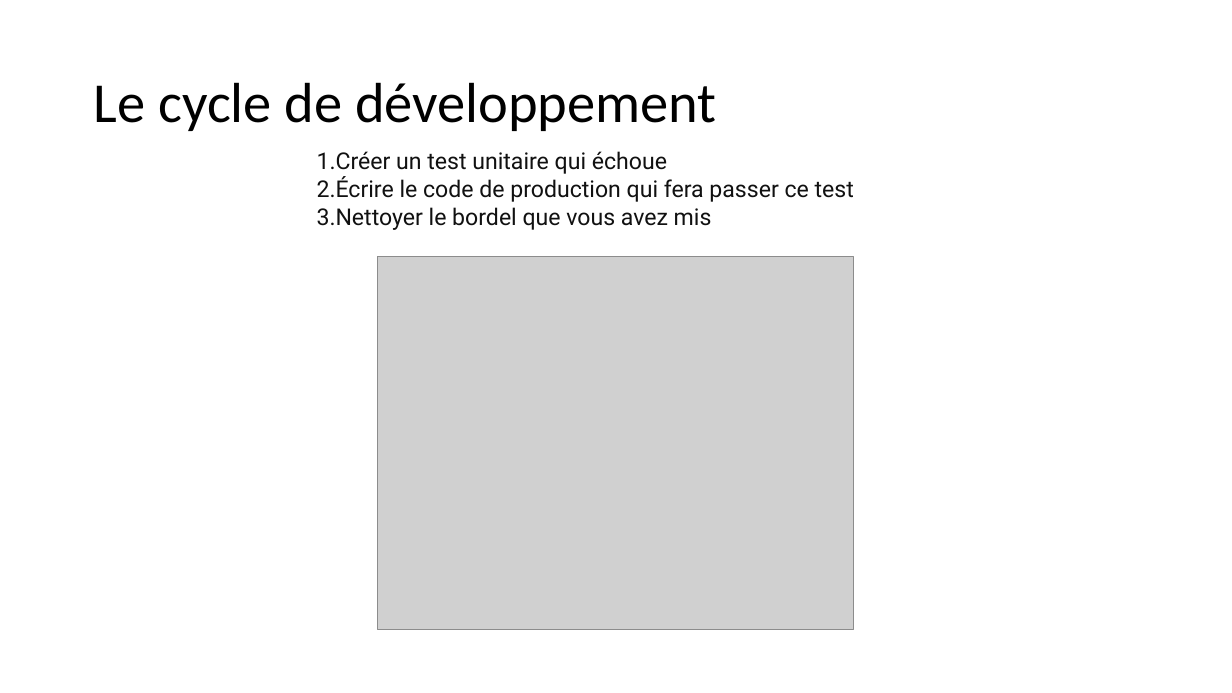
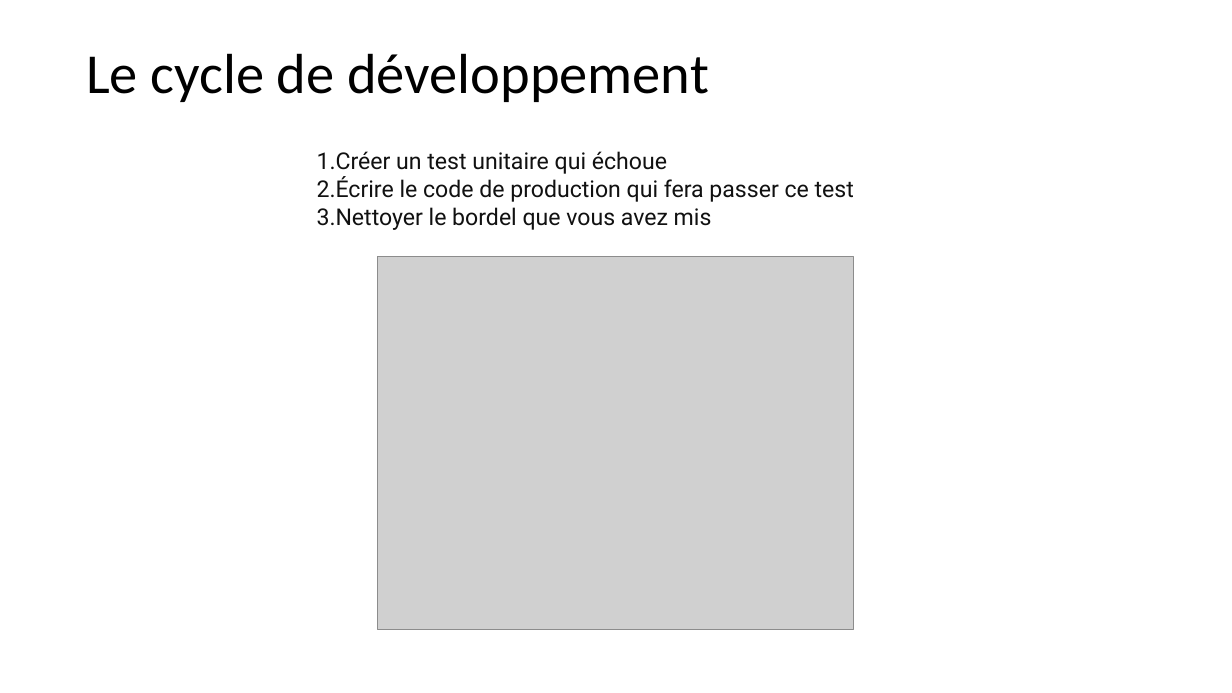
Before and after one commit to QuentinJaillet/Ynov, a slide deck: slide 44 of Documentation/METHODOLOGIE DE TESTS & TESTS UNITAIRES.pptx. Drawn at 1232x693 pixels with LibreOffice and Linux fonts; fonts in the diff are those of the drawing; grey boxes stand for pictures. Boxes give left, top, right and bottom in pixels: in the first picture for what was removed or moved away, otherwise in the second. Text is boxed around its words. In the diff, an @@ line names an element or a change of style, - is before the commit and + after.

```diff
--- a/Documentation/METHODOLOGIE DE TESTS & TESTS UNITAIRES.pptx
+++ b/Documentation/METHODOLOGIE DE TESTS & TESTS UNITAIRES.pptx
@@ text "Le cycle de développement": place and size @@
-text "Le cycle de développement" at [94,82,717,131]
+text "Le cycle de développement" at [86,53,709,102]
```
Also in this commit, not shown: 2 other slides changed, 4 slides added, 11 other files.
